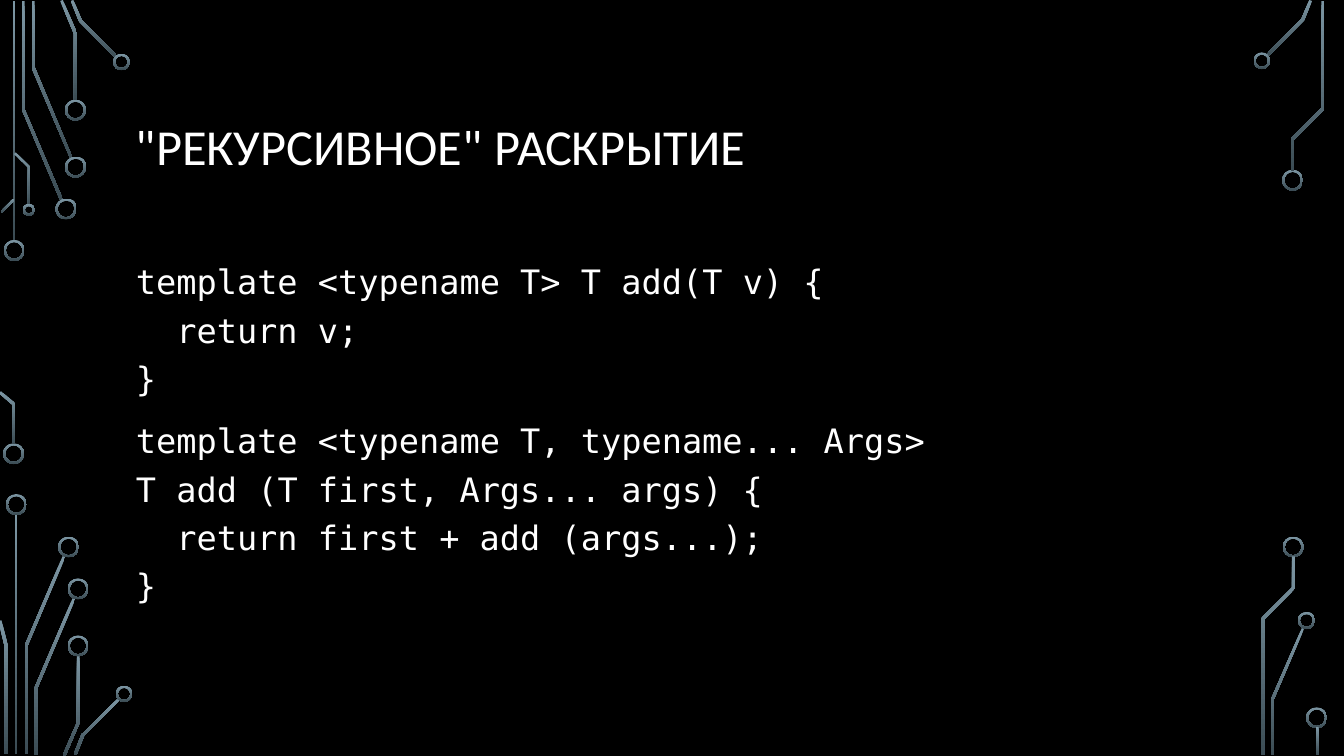
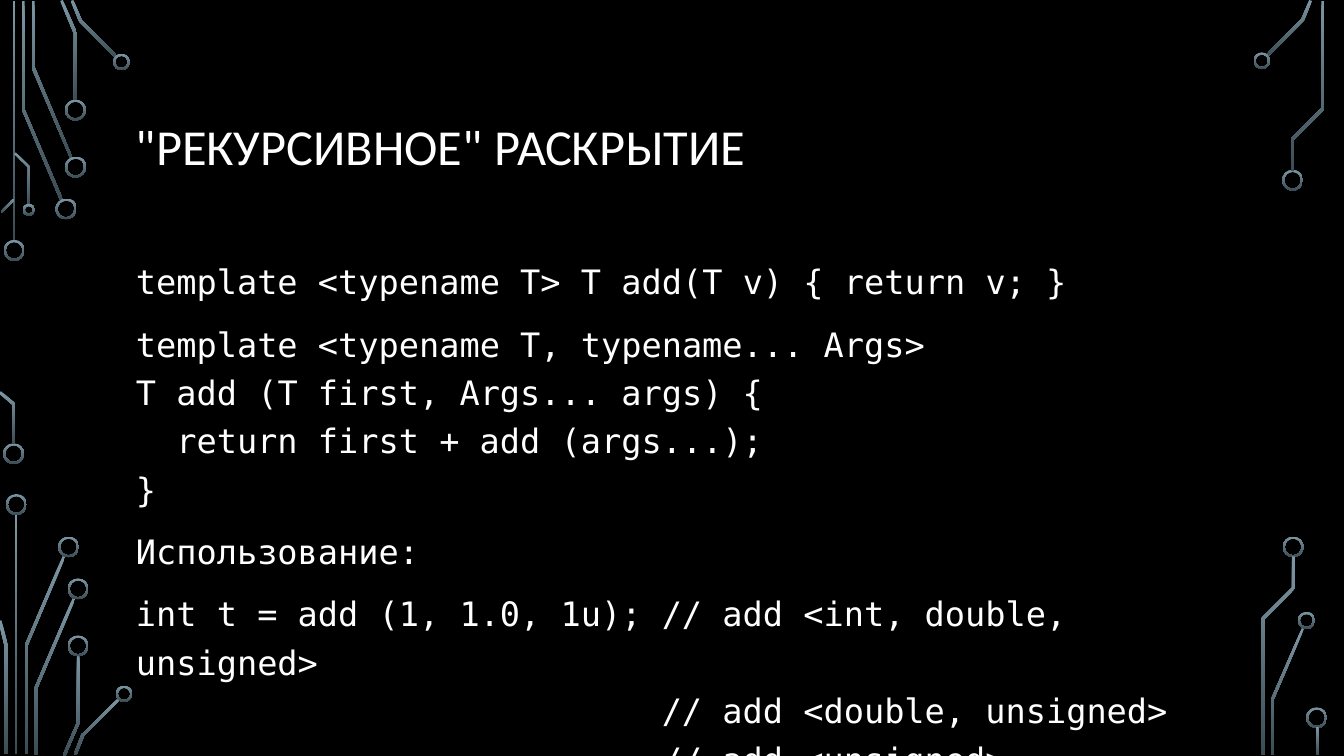
Before and after one commit to MIPT-ILab/cpp-lects-rus, a slide deck: slide 19 of slides/lec2-6-variadics.pptx (slide 11 before the commit). Drawn at 1344x756 pixels with LibreOffice and Linux fonts; fonts in the diff are those of the drawing; background and template pictures are left out. Boxes give left, top, right and bottom in pixels: in the first picture for what was removed or moved away, otherwise in the second. Text is boxed around its words. In the diff, an @@ line names an element or a change of style, - is before the commit and + after.

```diff
--- a/slides/lec2-6-variadics.pptx
+++ b/slides/lec2-6-variadics.pptx
@@ text at (136, 539, 1167, 731): paragraphs added @@
+Использование:
+int t = add (1, 1.0, 1u); // add <int, double, unsigned>
+// add <double, unsigned>
+// add <unsigned>
```
Also in this commit, not shown: 11 other slides changed, 31 slides added, 4 other files.
